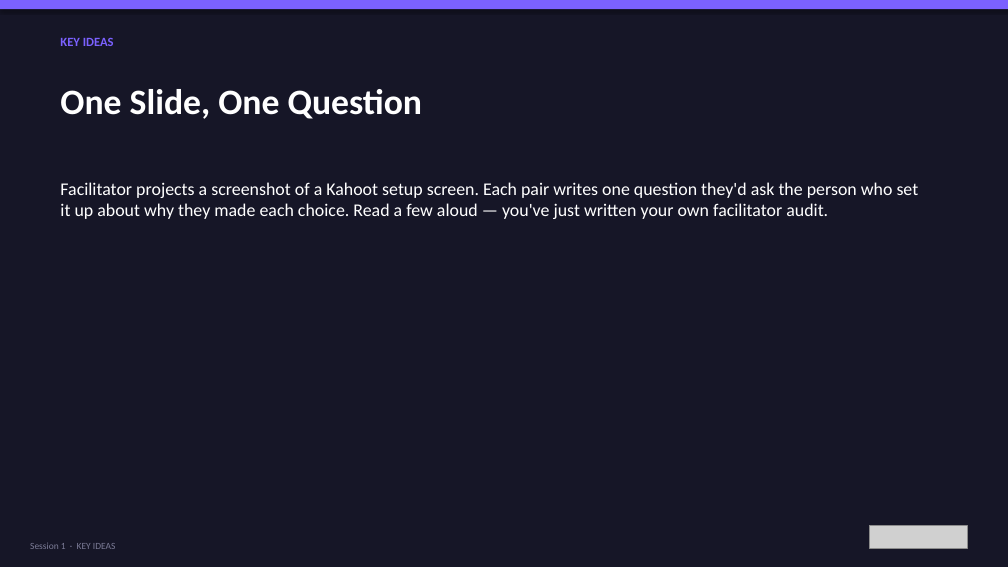
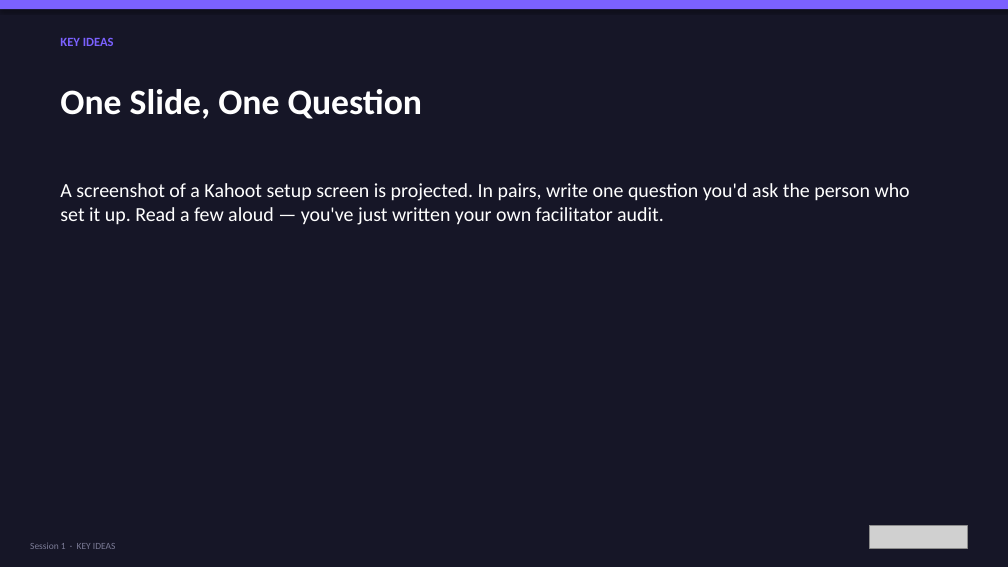
Before and after one commit to bh1ff/cpd-v2, a slide deck: slide 20 of assets/downloads/Session-1-What-Is-Digital-Youth-Work.pptx (slide 22 before the commit). Drawn at 1008x567 pixels with LibreOffice and Linux fonts; fonts in the diff are those of the drawing; grey boxes stand for pictures. Boxes give left, top, right and bottom in pixels: in the first picture for what was removed or moved away, otherwise in the second. Text is boxed around its words. In the diff, an @@ line names an element or a change of style, - is before the commit and + after.

```diff
--- a/assets/downloads/Session-1-What-Is-Digital-Youth-Work.pptx
+++ b/assets/downloads/Session-1-What-Is-Digital-Youth-Work.pptx
@@ text at [60,183,910,225]: text changed; size 17 to 19 pt @@
-Facilitator projects a screenshot of a Kahoot setup screen. Each pair writes one question they'd ask the person who set it up about why they made each choice. Read a few aloud — you've just written your own facilitator audit.
+A screenshot of a Kahoot setup screen is projected. In pairs, write one question you'd ask the person who set it up. Read a few aloud — you've just written your own facilitator audit.
```
Also in this commit, not shown: 24 other slides changed, 1 slide added, 3 slides removed, 4 other files.
